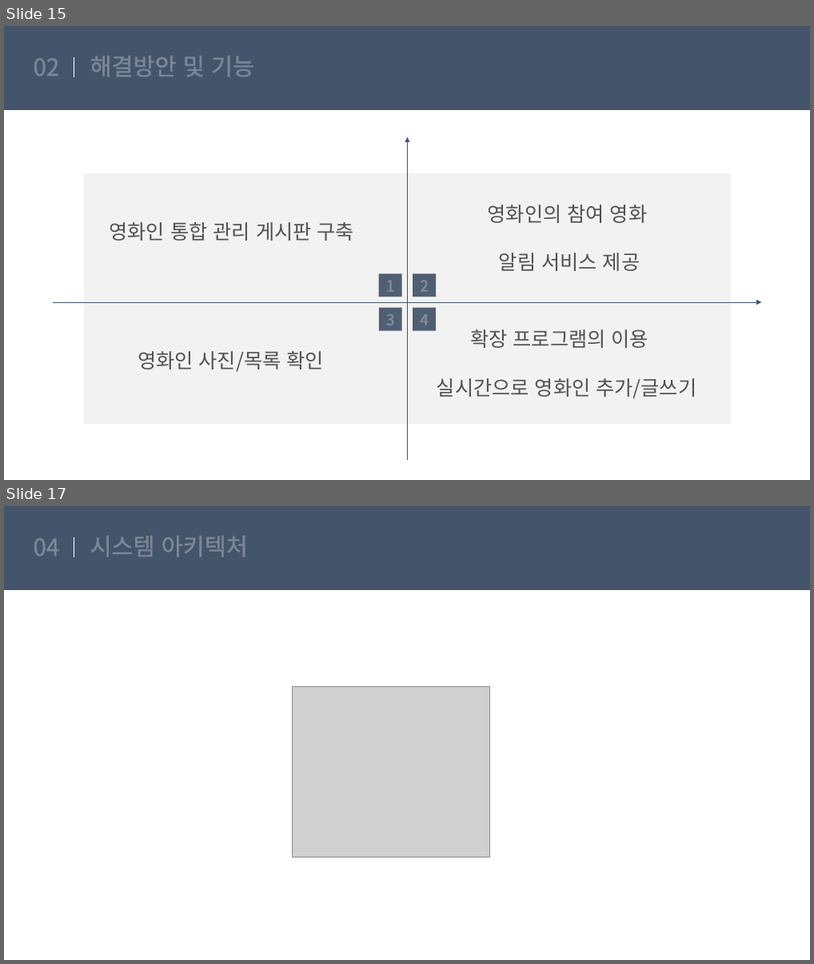
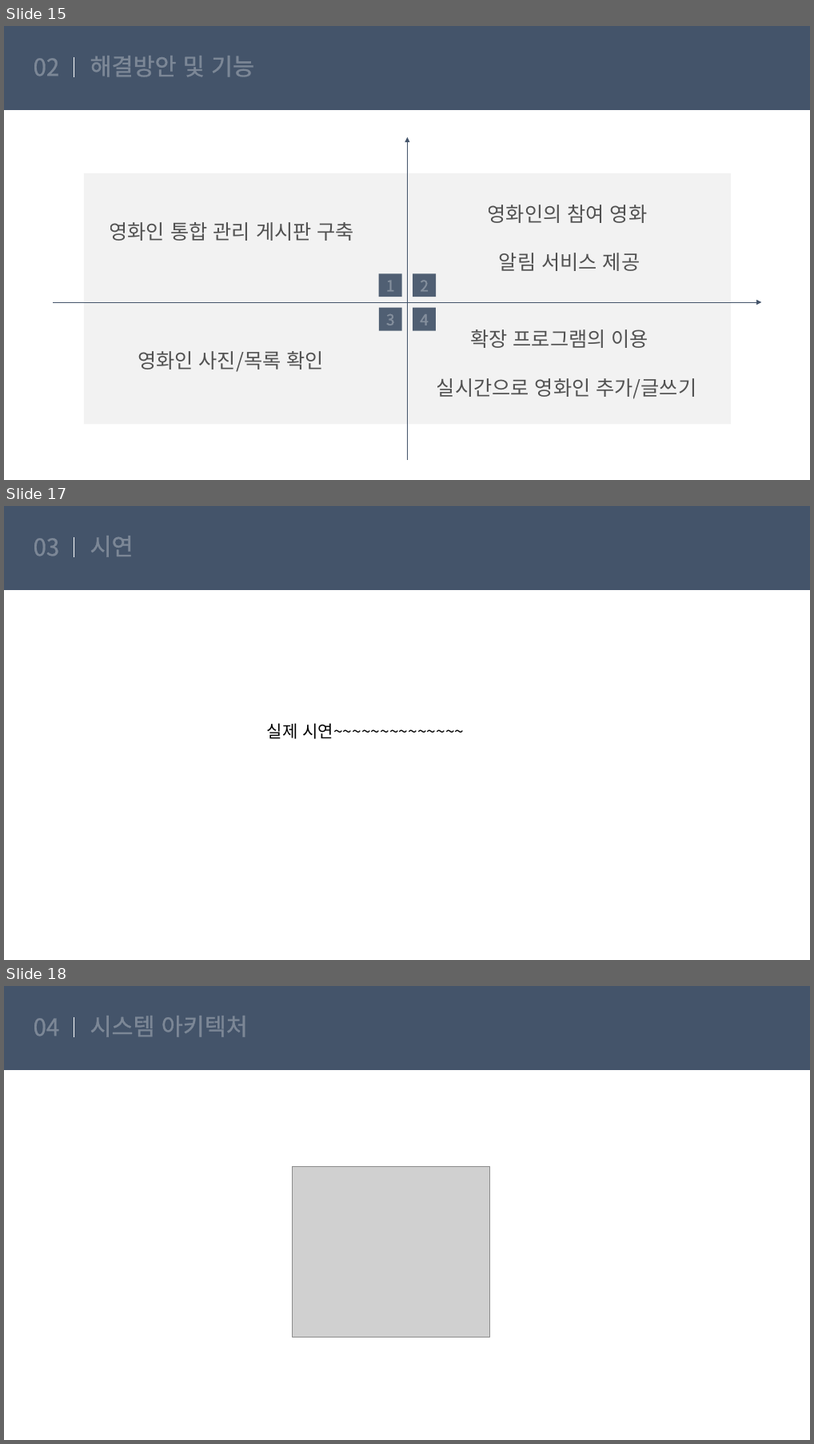
Before and after one commit to suna05/fanduck, a slide deck: suna/8월 30일 수/0830팬덕.pptx. Shown one above the other, each under a label of ours: slides 15 and 17 before the commit, slides 15, 17 and 18 after it; the slides between them are not shown. The pictures are 814x964 and 814x1444 pixels, drawn with LibreOffice and Linux fonts; fonts in the diff are those of the drawing; grey boxes stand for pictures. Boxes give left, top, right and bottom in pixels: in the first picture for what was removed or moved away, otherwise in the second. Text is boxed around its words. In the diff, an @@ line names an element or a change of style, - is before the commit and + after.

```diff
--- a/suna/8월 30일 수/0830팬덕.pptx
+++ b/suna/8월 30일 수/0830팬덕.pptx
@@ slide 17 added at (4, 506, 810, 960), background #FFFFFF; not listed: 2 template elements that a slide beside it also shows @@
@@ text added at (34, 538, 60, 556), 28 pt, text #FFFFFF @@
+03
@@ title added at (90, 536, 134, 557), 28 pt, text #FFFFFF @@
+시연
@@ text added at (267, 723, 464, 739), 20 pt, text #000000 @@
+실제 시연~~~~~~~~~~~~~~
@@ what was slide 17 is now slide 18 @@
```
Also in this commit, not shown: 3 slides changed, 1 other slide added, 1 slide removed.
